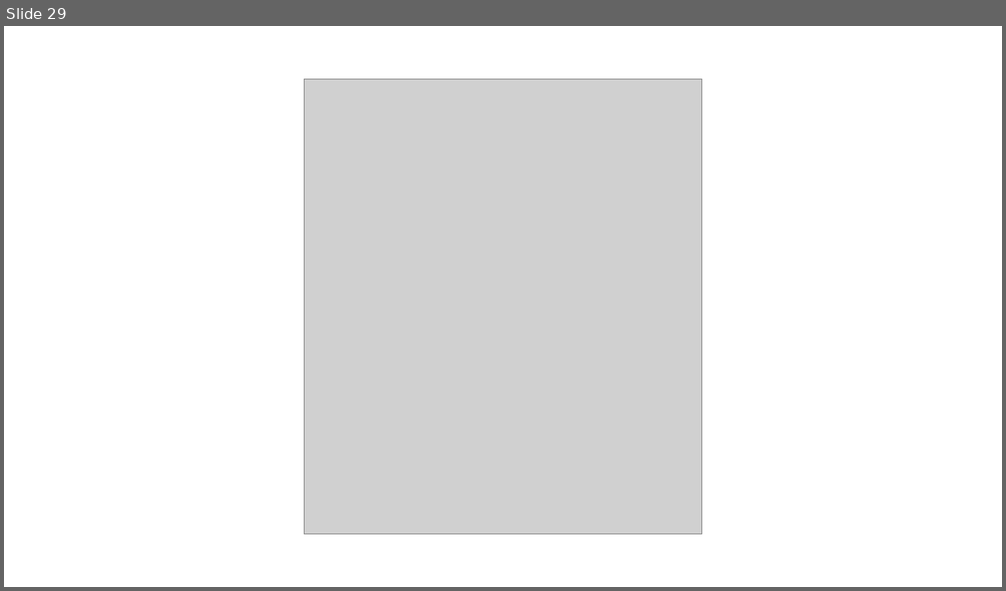
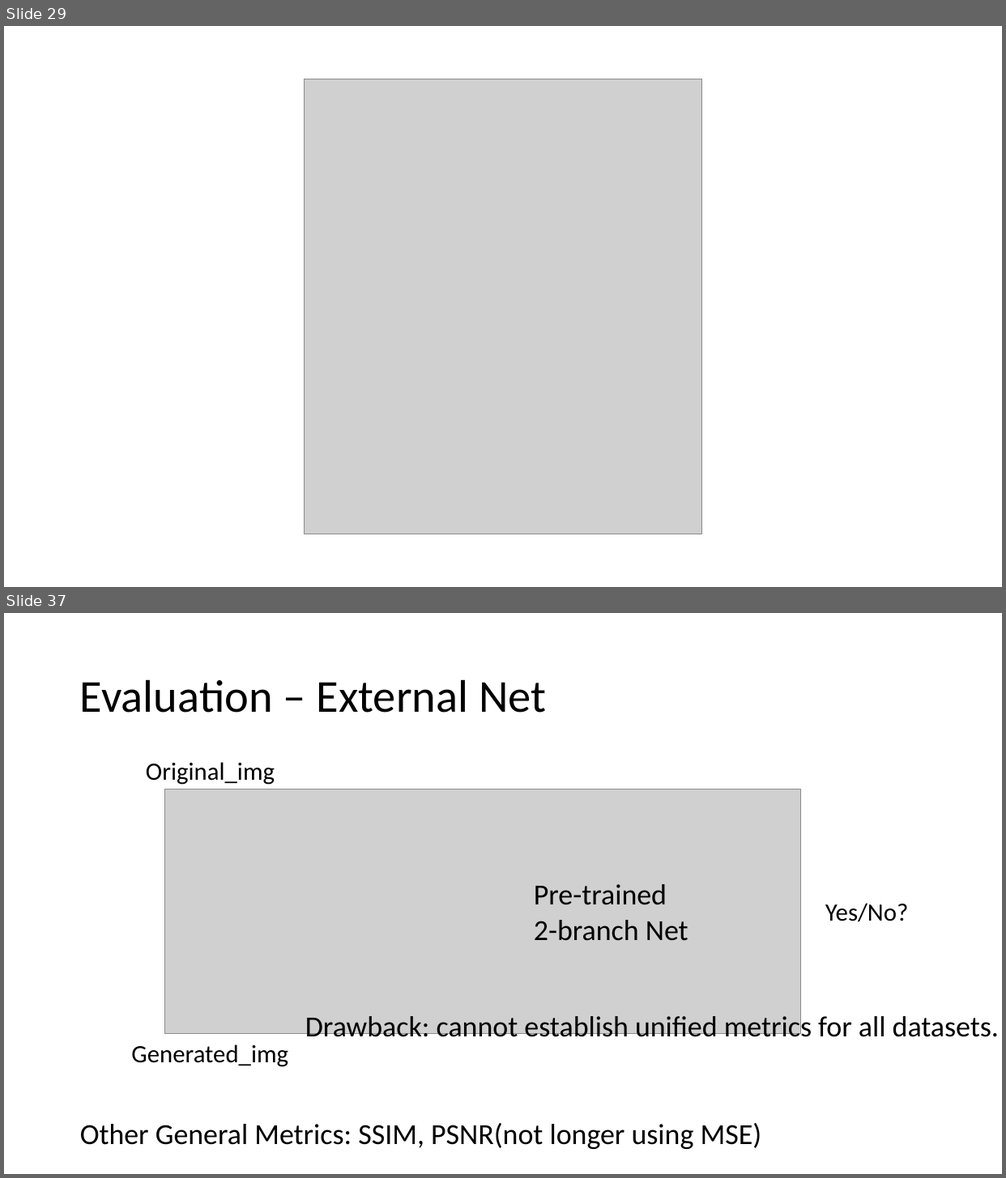
Before and after one commit to Z1hanW/Z1hanW.github.io, a slide deck: img/headers/Presentation_During_Meeting [Auto-saved].pptx. Shown one above the other, each under a label of ours: slide 29 before the commit, slides 29 and 37 after it; the slides between them are not shown. The pictures are 1006x591 and 1006x1178 pixels, drawn with LibreOffice and Linux fonts; fonts in the diff are those of the drawing; grey boxes stand for pictures. Boxes give left, top, right and bottom in pixels: in the first picture for what was removed or moved away, otherwise in the second. Text is boxed around its words. In the diff, an @@ line names an element or a change of style, - is before the commit and + after.

```diff
--- a/img/headers/Presentation_During_Meeting [Auto-saved].pptx
+++ b/img/headers/Presentation_During_Meeting [Auto-saved].pptx
@@ slide 37 added at box(4, 613, 1002, 1174), background #FFFFFF @@
@@ title added at box(80, 679, 546, 713), 44 pt, text #000000 @@
+Evaluation – External Net
@@ group added at box(131, 762, 908, 1067): 4 texts, 1 picture @@
+Original_img
+Generated_img
+Pre-trained
+2-branch Net
+Yes/No?
@@ text added at box(305, 1012, 999, 1044), 28 pt, text #000000 @@
+Drawback: cannot establish unified metrics for all datasets.
@@ text added at box(80, 1123, 762, 1149), 28 pt, text #000000 @@
+Other General Metrics: SSIM, PSNR(not longer using MSE)
```
Also in this commit, not shown: 8 other slides added, 4 other files.
